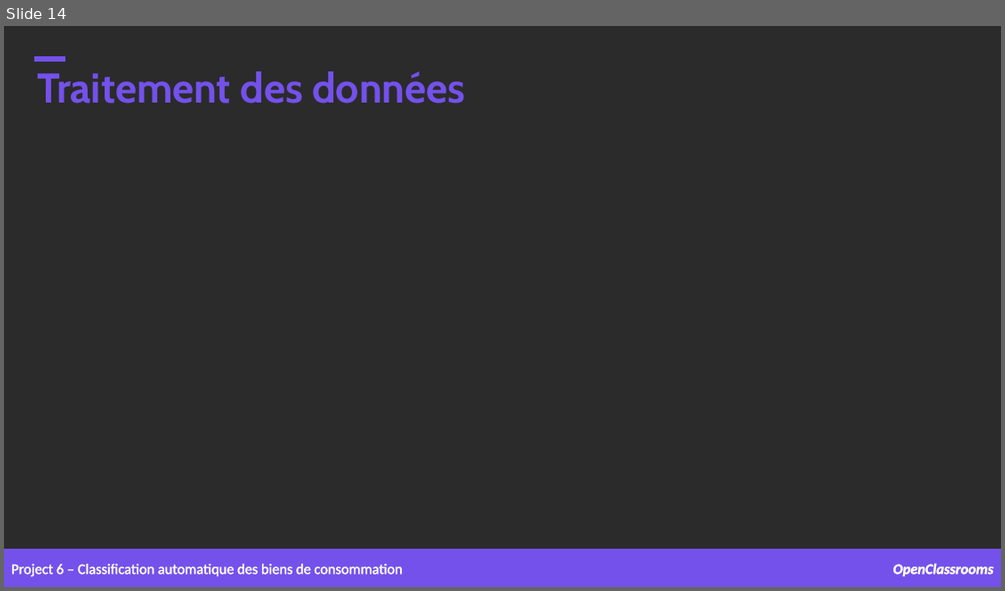
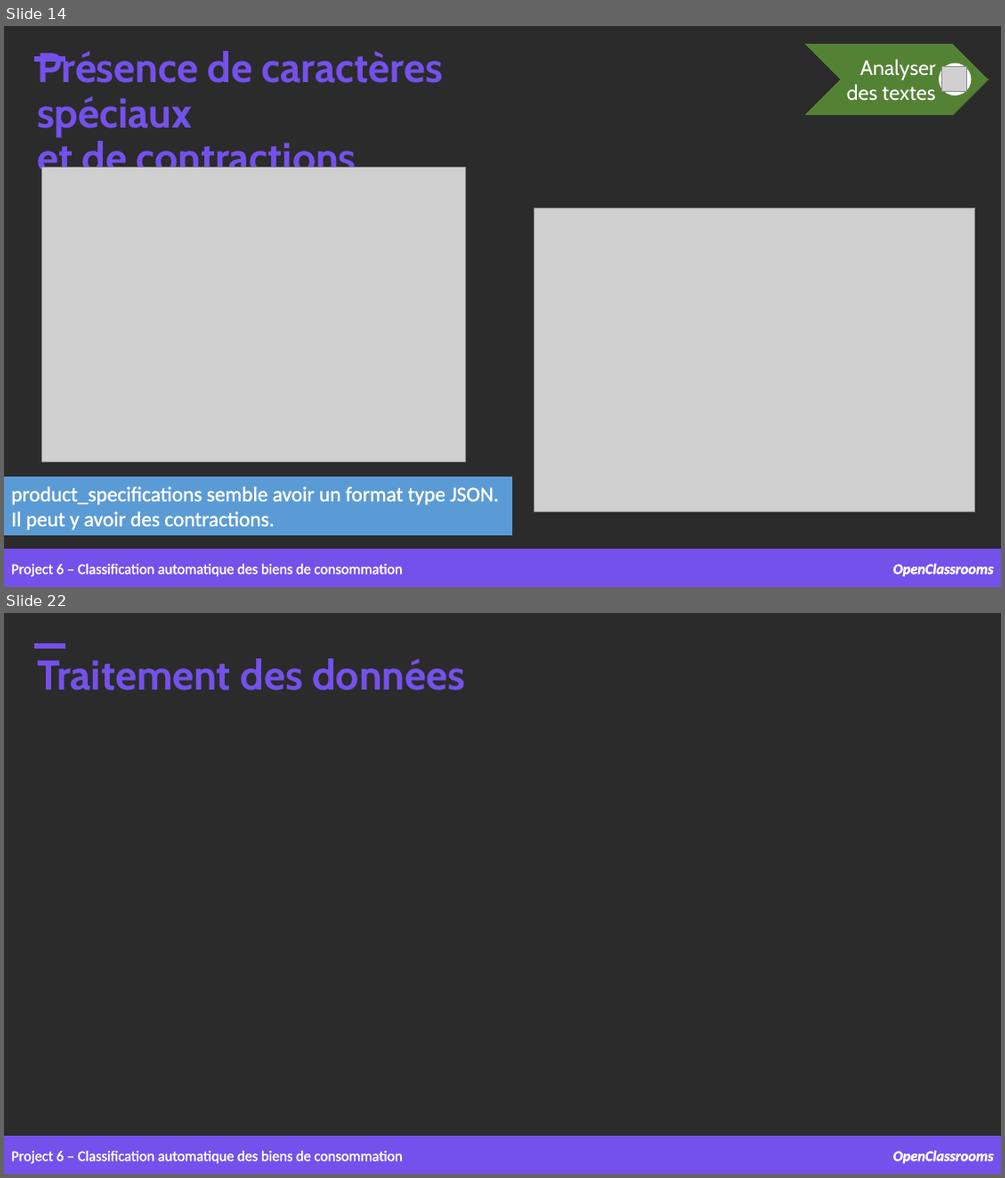
Before and after one commit to samirhinojosa/OC-P6-automatically-classify-consumer-goods, a slide deck: supports/P6_presentation_final.pptx. Shown one above the other, each under a label of ours: slide 14 before the commit, slides 14 and 22 after it; the slides between them are not shown. The pictures are 1005x591 and 1005x1178 pixels, drawn with LibreOffice and Linux fonts; fonts in the diff are those of the drawing; grey boxes stand for pictures; background and template pictures are left out; a plain dark background stands for a picture behind light text. Boxes give left, top, right and bottom in pixels: in the first picture for what was removed or moved away, otherwise in the second. Text is boxed around its words. In the diff, an @@ line names an element or a change of style, - is before the commit and + after.

```diff
--- a/supports/P6_presentation_final.pptx
+++ b/supports/P6_presentation_final.pptx
@@ slide 14 added at [4,26,1001,587], background picture (left out) @@
@@ text added at [37,51,443,183], 40 pt, text #7451EB, bold @@
+Présence de caractères spéciaux
+et de contractions
@@ rectangle added at [34,56,65,61], fill #7451EB, outline #7451EB 1 pt @@
@@ group added at [806,44,988,114]: 1 chevron, 1 text, 1 ellipse, 1 picture @@
+Analyser des textes
@@ picture added at [42,168,465,462] @@
@@ picture added at [534,208,975,512] @@
@@ rectangle added at [4,477,512,534], fill #5B9BD5, outline #5B9BD5 0.75 pt, 20 pt, text #FFFFFF @@
+product_specifications semble avoir un format type JSON.
+Il peut y avoir des contractions.
@@ rectangle added at [4,549,1001,587], fill #7451EB, outline #7451EB 1 pt @@
@@ text added at [11,564,402,577], 14 pt, text #FFFFFF @@
+Project 6 – Classification automatique des biens de consommation
@@ text added at [893,563,994,576], 14 pt, text #FFFFFF, bold, italic @@
+OpenClassrooms
@@ what was slide 14 is now slide 22 @@
```
Also in this commit, not shown: 2 slides changed, 10 other slides added, 2 other files.
